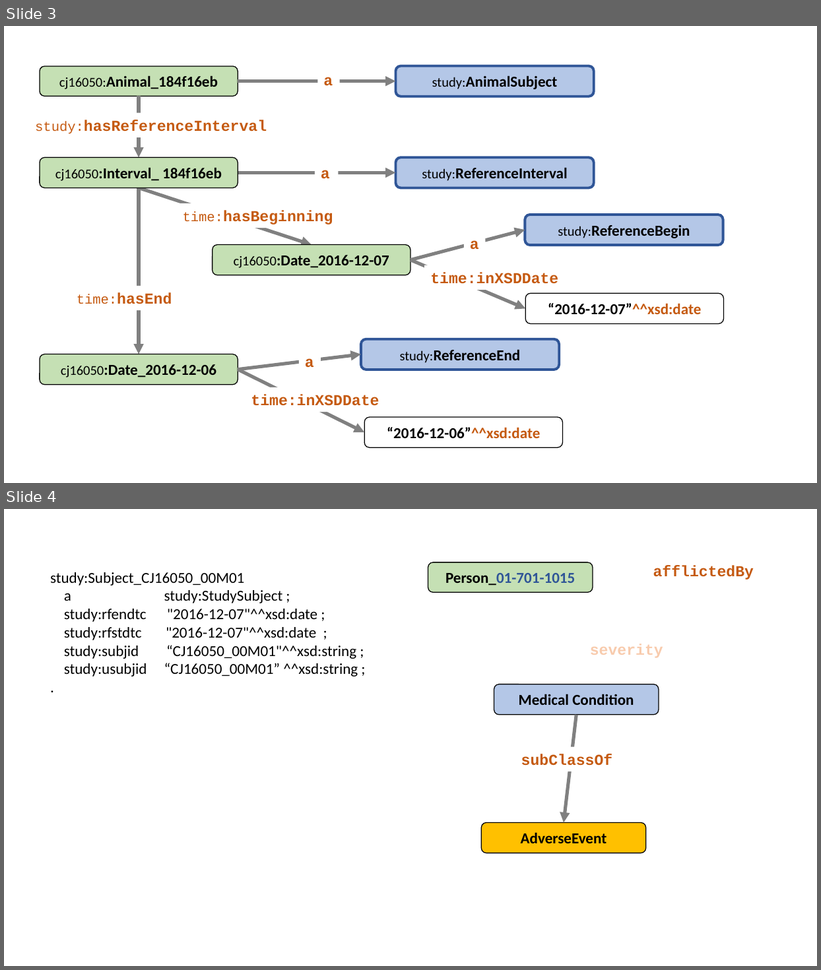
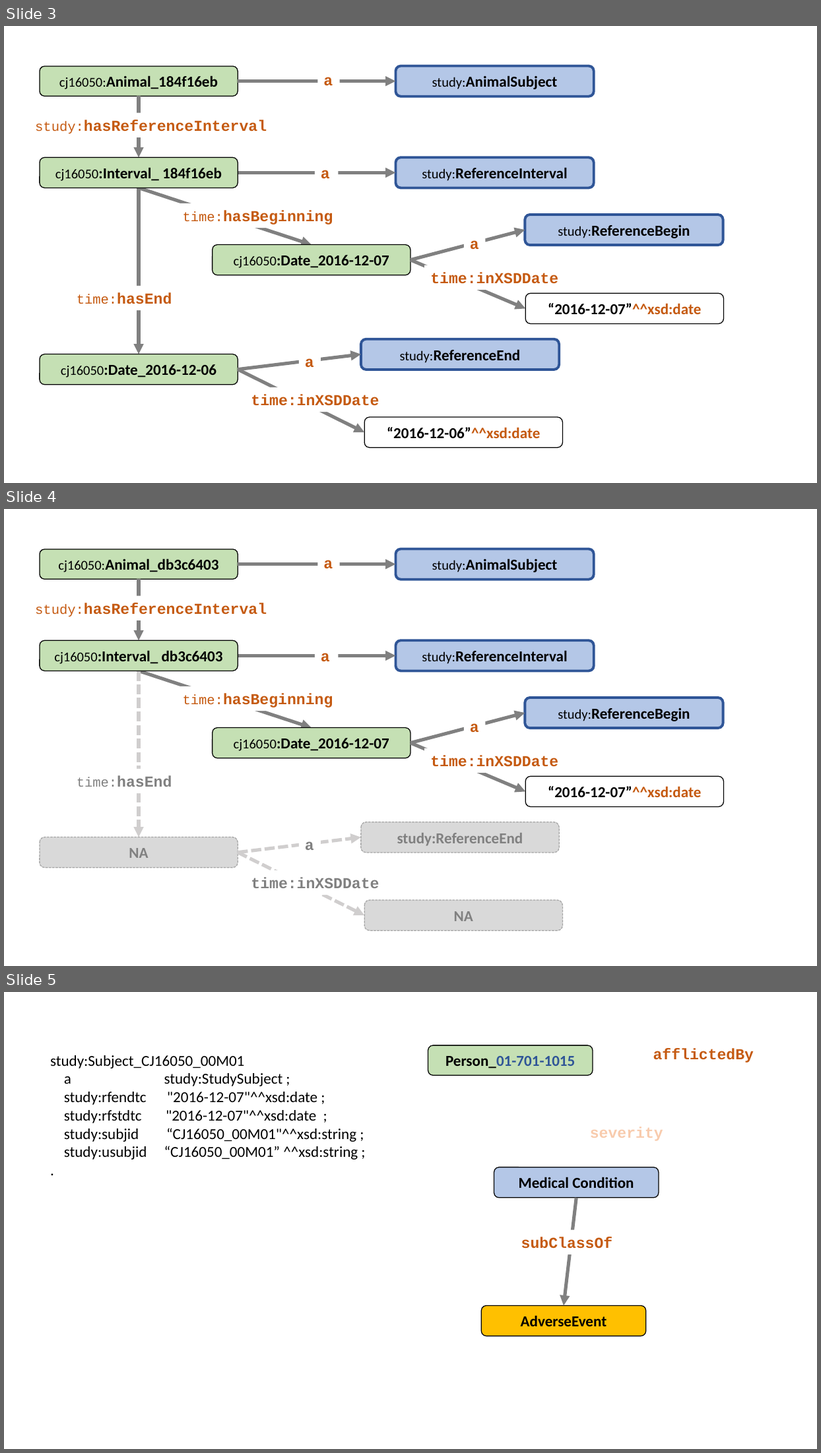
Before and after one commit to phuse-org/SENDConform, a slide deck: doc/images/ImageSources.pptx. Shown one above the other, each under a label of ours: slides 3 and 4 before the commit, slides 3, 4 and 5 after it. The pictures are 821x970 and 821x1453 pixels, drawn with LibreOffice and Linux fonts; fonts in the diff are those of the drawing. Boxes give left, top, right and bottom in pixels: in the first picture for what was removed or moved away, otherwise in the second. Text is boxed around its words. In the diff, an @@ line names an element or a change of style, - is before the commit and + after.

```diff
--- a/doc/images/ImageSources.pptx
+++ b/doc/images/ImageSources.pptx
@@ slide 4 added at (4,509,817,966), background #FFFFFF @@
@@ rounded rectangle added at (40,549,238,579), fill #C5E0B4, outline #000000 1 pt, 18 pt, text #000000, bold @@
+cj16050:Animal_db3c6403
@@ arrow added from (238, 564) to (395, 564), #808080 4 pt @@
@@ text added at (323,560,333,569), 18 pt, text #C55A11, bold @@
+a
@@ rounded rectangle added at (395,549,594,580), fill #B4C7E7, outline #2F5597 3 pt, 18 pt, text #000000, bold @@
+study:AnimalSubject
@@ arrow added from (139, 579) to (139, 641), #808080 4 pt @@
@@ text added at (35,603,267,617), 18 pt, text #C55A11, bold @@
+study:hasReferenceInterval
@@ rounded rectangle added at (40,641,238,671), fill #C5E0B4, outline #000000 1 pt, 18 pt, text #000000, bold @@
+cj16050:Interval_ db3c6403
@@ rounded rectangle added at (395,641,594,671), fill #B4C7E7, outline #2F5597 3 pt, 18 pt, text #000000, bold @@
+study:ReferenceInterval
@@ arrow added from (238, 656) to (395, 656), #808080 4 pt @@
@@ text added at (321,653,330,662), 18 pt, text #C55A11, bold @@
+a
@@ arrow added from (139, 671) to (312, 728), #808080 4 pt @@
@@ arrow added from (139, 671) to (139, 838), #D0CECE 4 pt dashed @@
@@ text added at (183,693,333,708), 18 pt, text #C55A11, bold @@
+time:hasBeginning
@@ rounded rectangle added at (525,698,723,729), fill #B4C7E7, outline #2F5597 3 pt, 18 pt, text #000000, bold @@
+study:ReferenceBegin
@@ arrow added from (411, 743) to (525, 713), #808080 4 pt @@
@@ text added at (470,723,479,733), 18 pt, text #C55A11, bold @@
+a
@@ rounded rectangle added at (213,728,411,758), fill #C5E0B4, outline #000000 1 pt, 18 pt, text #000000, bold @@
+cj16050:Date_2016-12-07
@@ arrow added from (411, 743) to (525, 792), #808080 4 pt @@
@@ text added at (430,755,558,767), 18 pt, text #C55A11, bold @@
+time:inXSDDate
@@ text added at (77,776,172,787), 18 pt, text #808080, bold @@
+time:hasEnd
@@ rounded rectangle added at (525,777,724,807), fill #FFFFFF, outline #000000 1 pt, 18 pt, text #000000, bold @@
+“2016-12-07”^^xsd:date
@@ rounded rectangle added at (361,823,559,853), fill #D9D9D9, outline #A6A6A6 1 pt dashed, 18 pt, text #808080, bold @@
+study:ReferenceEnd
@@ rounded rectangle added at (40,838,238,868), fill #D9D9D9, outline #A6A6A6 1 pt dashed, 18 pt, text #808080, bold @@
+NA
@@ arrow added from (238, 853) to (361, 838), #D0CECE 4 pt dashed @@
@@ text added at (305,842,314,850), 18 pt, text #808080, bold @@
+a
@@ arrow added from (238, 853) to (364, 916), #D0CECE 4 pt dashed @@
@@ text added at (251,877,379,889), 18 pt, text #808080, bold @@
+time:inXSDDate
@@ rounded rectangle added at (364,900,563,931), fill #D9D9D9, outline #A6A6A6 1 pt dashed, 18 pt, text #808080, bold @@
+NA
@@ what was slide 4 is now slide 5 @@
```
Also in this commit, not shown: 13 other files.
